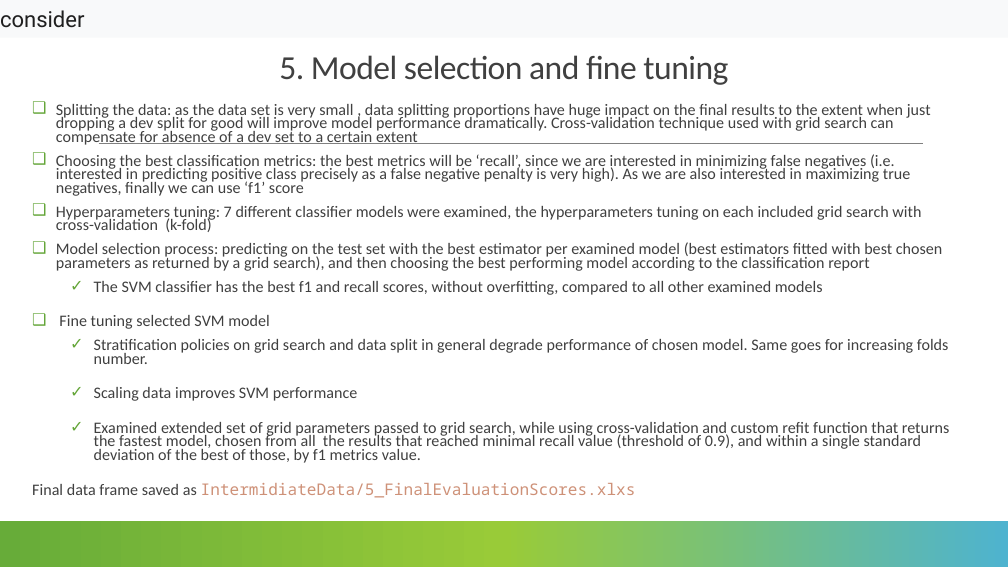
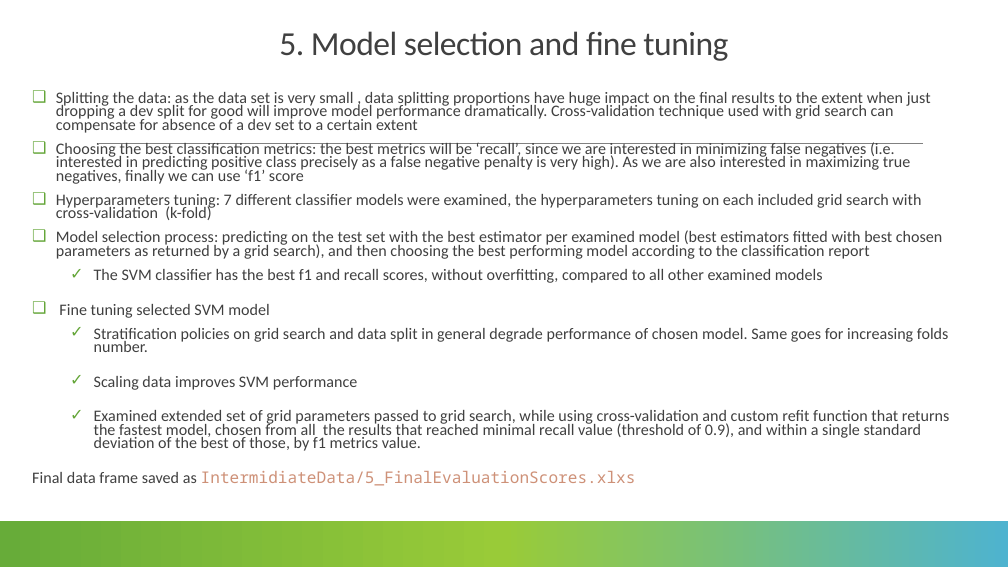
Before and after one commit to lmanov1/CancerPrediction, a slide deck: slide 9 of PROJECT_PRESENTATION.pptx. Drawn at 1008x567 pixels with LibreOffice and Linux fonts; fonts in the diff are those of the drawing. Boxes give left, top, right and bottom in pixels: in the first picture for what was removed or moved away, otherwise in the second. Text is boxed around its words. In the diff, an @@ line names an element or a change of style, - is before the commit and + after.

Commit message:
different typos

```diff
--- a/PROJECT_PRESENTATION.pptx
+++ b/PROJECT_PRESENTATION.pptx
@@ rectangle removed at [0,0,1008,38] @@
-consider
@@ title "5. Model selection and fine ...": place and size @@
-title "5. Model selection and fine ..." at [279,55,728,85]
+title "5. Model selection and fine ..." at [279,31,728,61]
@@ text "Splitting the data: as the ...": place and size @@
-text "Splitting the data: as the ..." at [32,104,950,498]
+text "Splitting the data: as the ..." at [32,92,950,486]
```
Also in this commit, not shown: 6 other slides changed.
